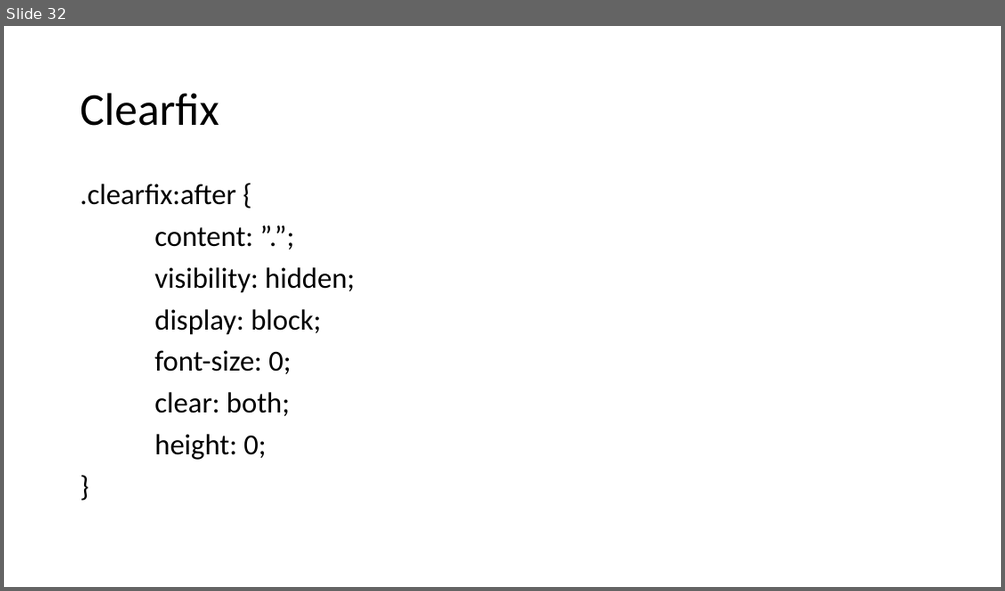
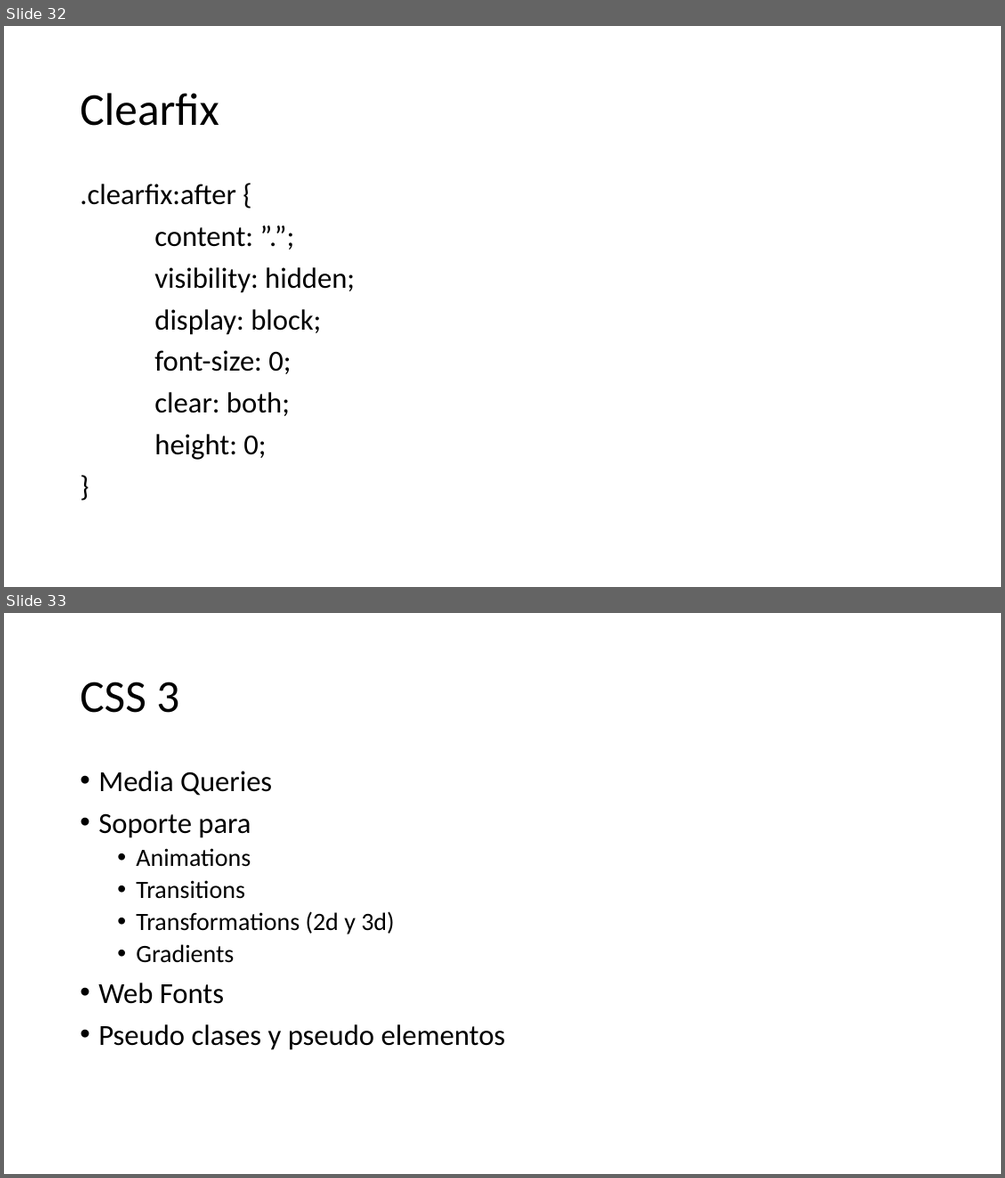
Before and after one commit to Nuevas-Tecnologias-FIUBA/Clase-HTML-CSS, a slide deck: Slides/Clase.pptx. Shown one above the other, each under a label of ours: slide 32 before the commit, slides 32 and 33 after it. The pictures are 1005x591 and 1005x1178 pixels, drawn with LibreOffice and Linux fonts; fonts in the diff are those of the drawing. Boxes give left, top, right and bottom in pixels: in the first picture for what was removed or moved away, otherwise in the second. Text is boxed around its words. In the diff, an @@ line names an element or a change of style, - is before the commit and + after.

Commit message:
# Agregado diapositiva sobre features nuevas de CSS 3

```diff
--- a/Slides/Clase.pptx
+++ b/Slides/Clase.pptx
@@ slide 33 added at [4,613,1001,1174], background #FFFFFF @@
@@ title added at [80,682,179,713], 44 pt, text #000000 @@
+CSS 3
@@ text added at [98,771,506,1050], 28 pt, text #000000 @@
+• Media Queries
+• Soporte para
+  • Animations
+  • Transitions
+  • Transformations (2d y 3d)
+  • Gradients
+• Web Fonts
+• Pseudo clases y pseudo elementos
```
